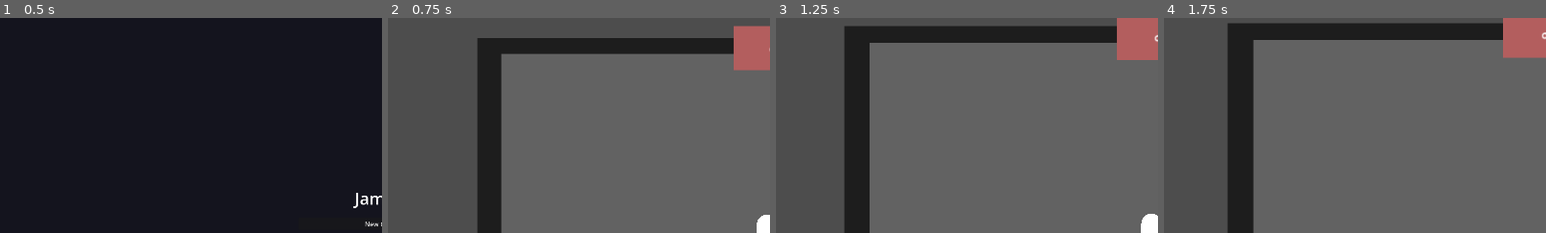
Above: before the commit, frames 1-4 (left to right).
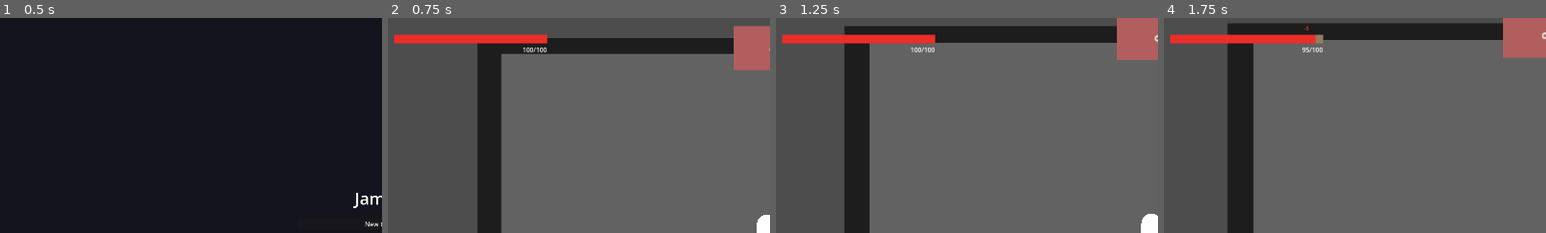
Above: after the commit, the same moments.

Repository: bea314/gamed.js-jam-machine-2026
Game: Godot game, scene res://Ecenes/Menu/Menu.tscn
Two runs of this game, one before a commit and one after it. Both use one fixed random seed, a clock stepped at 60 frames per second and the inputs below.
Inputs:
- Up to frame 1 (0.5 s): no input
- Up to frame 2 (0.75 s): click "New Game" at 0.5 s
- Up to frame 3 (1.25 s): no input
- Up to frame 4 (1.75 s): tap Enter at 1.25 s; hold D (Mover_derecha) from 1.28 s (still down); tap T at 1.35 s; tap Y at 1.55 s
The pictures show only the part of the screen within x 0-50%, y 0-50%; the shares and areas given below are measured in that part.

Frame 1 is identical in both runs. In frame 2, 1.9% of the frame differs, in the area x 1-42%, y 7-16%; in frame 3, 1.9%; in frame 4, 1.9%.

Commit message:
feat: enemigo ataca, int 5 nivel ataque, reduce porcentaje de vida en healthbar del player

Diff:
--- a/Ecenes/Enemies/EnemyBasic.tscn
+++ b/Ecenes/Enemies/EnemyBasic.tscn
@@ -6,6 +6,8 @@
 size = Vector2(16, 16)
 
 [node name="EnemyBasic" type="CharacterBody2D"]
+collision_layer = 1
+collision_mask = 1
 script = ExtResource("1_enemy")
 
 [node name="CollisionShape2D" type="CollisionShape2D" parent="."]
--- a/Ecenes/Player.tscn
+++ b/Ecenes/Player.tscn
@@ -1,6 +1,8 @@
-[gd_scene format=3 uid="uid://mtkfihhomh0w"]
+[gd_scene load_steps=5 format=3 uid="uid://mtkfihhomh0w"]
 
 [ext_resource type="Script" uid="uid://wynjtf1je44x" path="res://Scripts/player_movement.gd" id="1_r1887"]
+[ext_resource type="Script" path="res://Ecenes/Player/health/health_component.gd" id="2_health"]
+[ext_resource type="PackedScene" path="res://Ecenes/Player/health/health_bar.tscn" id="3_hbar"]
 
 [sub_resource type="CapsuleShape2D" id="CapsuleShape2D_r1887"]
 radius = 12.0
@@ -18,3 +20,8 @@
 position = Vector2(0, 1.9073486e-06)
 scale = Vector2(23.402256, 23.402256)
 mesh = SubResource("CapsuleMesh_r1887")
+
+[node name="HealthComponent" type="Node" parent="."]
+script = ExtResource("2_health")
+
+[node name="HealthBar" parent="." instance=ExtResource("3_hbar")]
--- a/Scripts/enemy_basic.gd
+++ b/Scripts/enemy_basic.gd
@@ -2,11 +2,19 @@
 
 @export var speed: float = 80.0
 @export var target: Node2D = null
+@export var attack_damage: int = 5
+@export var attack_cooldown: float = 0.5
+
+var _attack_timer: float = 0.0
+
 
 func _ready() -> void:
 	add_to_group("enemies")
 
-func _physics_process(_delta: float) -> void:
+
+func _physics_process(delta: float) -> void:
+	_attack_timer = maxf(_attack_timer - delta, 0.0)
+
 	_ensure_target()
 	if target == null:
 		return
@@ -15,6 +23,26 @@
 	velocity = direction * speed
 	move_and_slide()
 
+	if _attack_timer <= 0.0:
+		_try_damage_from_slide_collisions()
+
+
+func _try_damage_from_slide_collisions() -> void:
+	var count := get_slide_collision_count()
+	for i in count:
+		var collision := get_slide_collision(i)
+		if collision == null:
+			continue
+		var collider := collision.get_collider()
+		if collider == null or not collider.is_in_group("player"):
+			continue
+		var health: HealthComponent = collider.get_node_or_null("HealthComponent") as HealthComponent
+		if health:
+			health.take_damage(attack_damage)
+			_attack_timer = attack_cooldown
+		return
+
+
 func _ensure_target() -> void:
 	if target != null and is_instance_valid(target):
 		return
--- a/Scripts/player_movement.gd
+++ b/Scripts/player_movement.gd
@@ -1,4 +1,6 @@
 extends CharacterBody2D
+
+# Health test: T = 10 damage, Y = 10 heal (requires HealthComponent).
 
 @export var speed: float = 170.0
 
@@ -6,6 +8,25 @@
 	motion_mode = CharacterBody2D.MOTION_MODE_FLOATING
 	add_to_group("player")
 
+	var hc := get_node_or_null("HealthComponent") as HealthComponent
+	if hc:
+		hc.died.connect(_on_health_died)
+
+func _on_health_died() -> void:
+	print("Player died (test placeholder)")
+
+func _unhandled_input(event: InputEvent) -> void:
+	if not (event is InputEventKey and event.pressed and not event.echo):
+		return
+	var hc := get_node_or_null("HealthComponent") as HealthComponent
+	if hc == null:
+		return
+	match event.physical_keycode:
+		KEY_T:
+			hc.take_damage(10)
+		KEY_Y:
+			hc.heal(10)
+
 func _physics_process(_delta: float) -> void:
 	# Izquierda/derecha, arriba/abajo (acciones en project.godot)
 	var direction := Input.get_vector("Mover_izquierda", "Mover_derecha", "Mover_arriba", "Mover_abajo")
